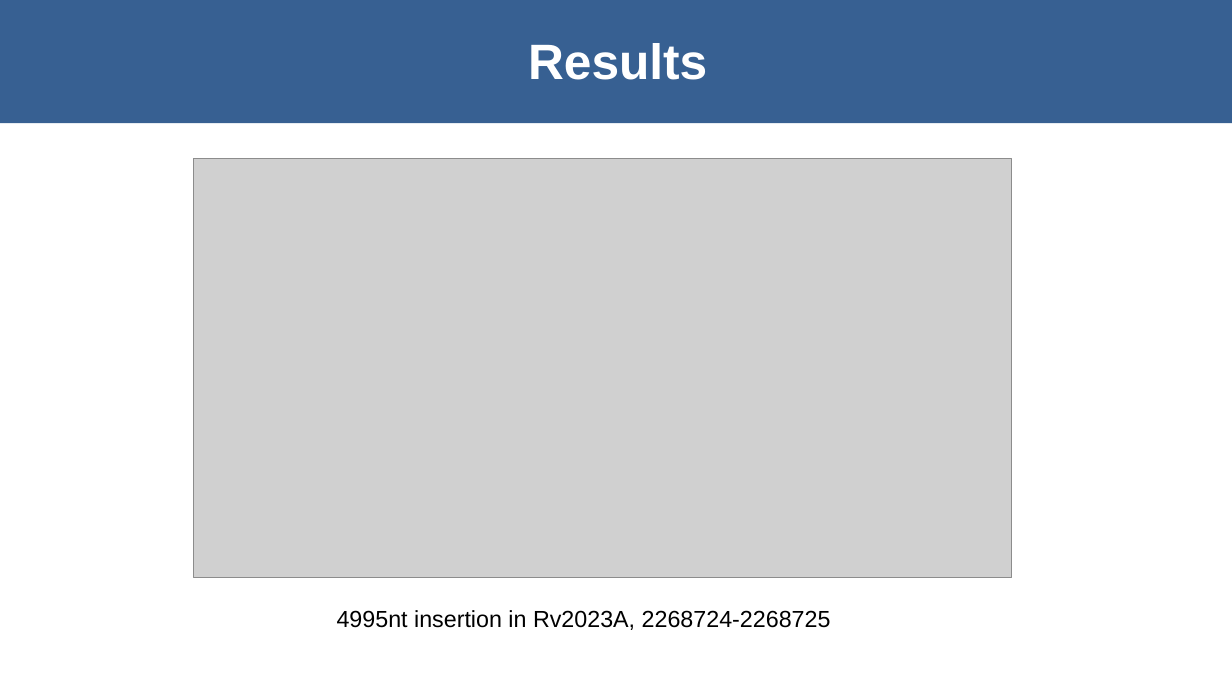
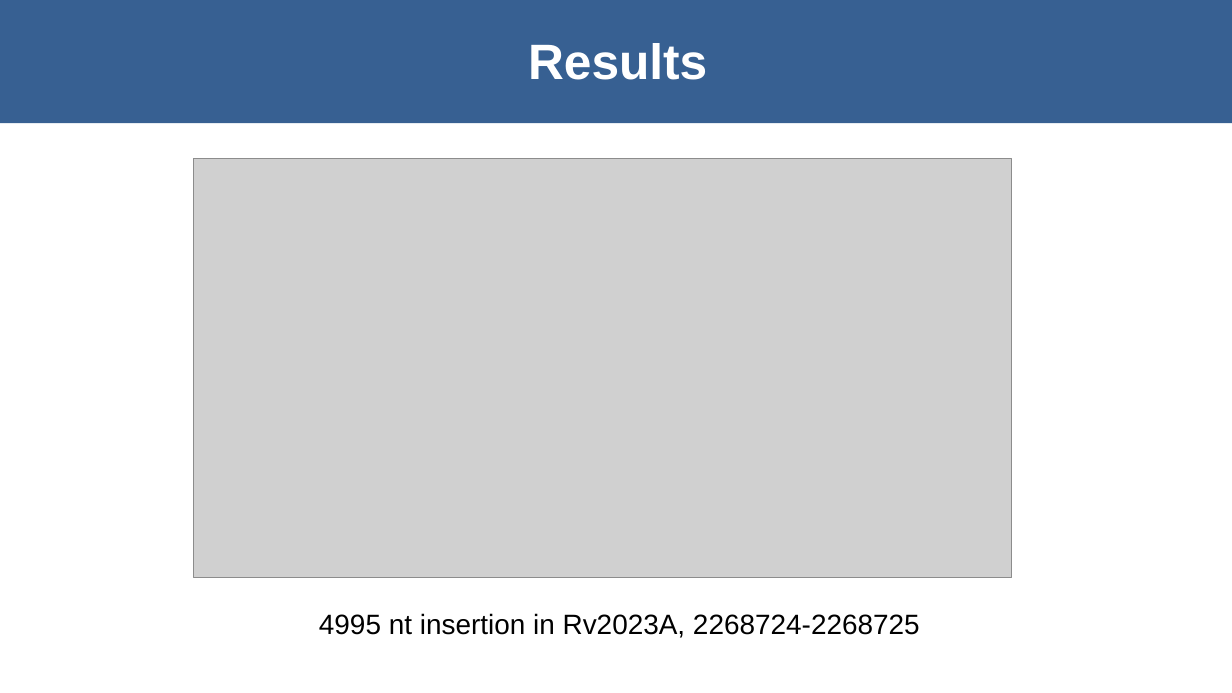
Before and after one commit to dmnfarrell/mtbdiff, a slide deck: slide 18 of orygis_project/talk_nov19.odp (slide 15 before the commit). Drawn at 1232x693 pixels with LibreOffice and Linux fonts; fonts in the diff are those of the drawing; grey boxes stand for pictures. Boxes give left, top, right and bottom in pixels: in the first picture for what was removed or moved away, otherwise in the second. Text is boxed around its words. In the diff, an @@ line names an element or a change of style, - is before the commit and + after.

```diff
--- a/orygis_project/talk_nov19.odp
+++ b/orygis_project/talk_nov19.odp
@@ text at <box>319,613,920,638</box>: text changed; size 15 to 18 pt @@
-4995nt insertion in Rv2023A, 2268724-2268725
+4995 nt insertion in Rv2023A, 2268724-2268725
```
Also in this commit, not shown: 8 other slides changed, 8 slides added, 6 slides removed, 6 other files.
